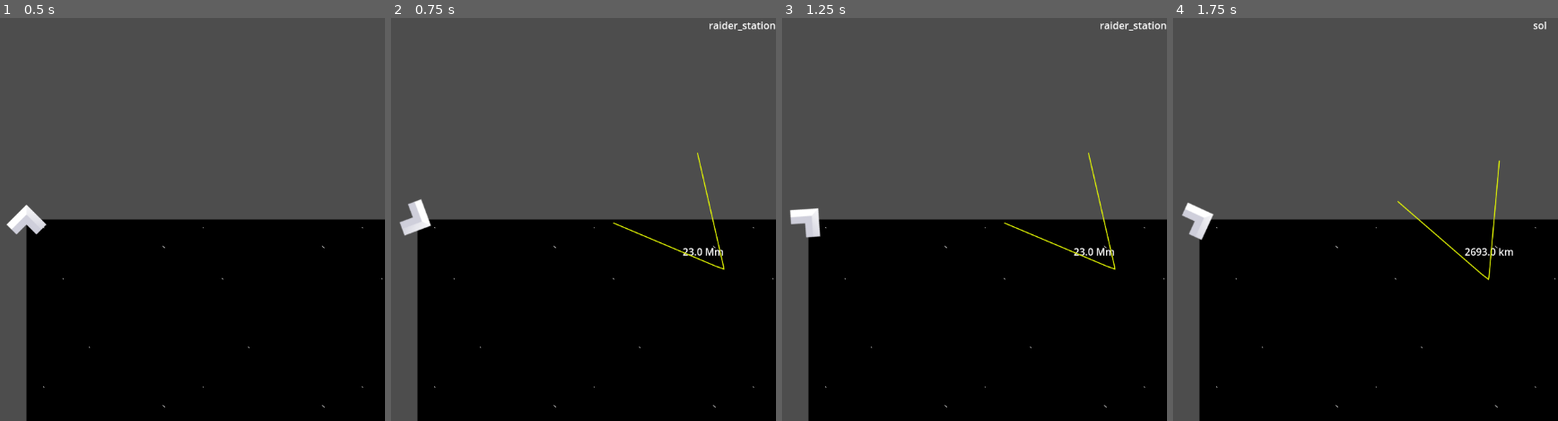
Above: before the commit, frames 1-4 (left to right).
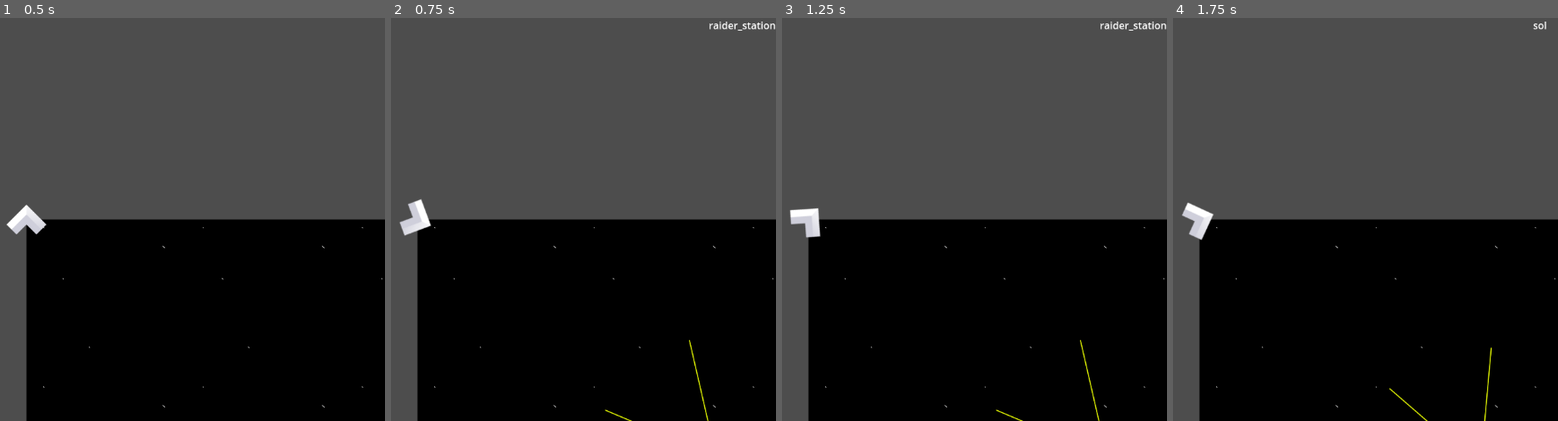
Above: after the commit, the same moments.

Repository: magladde/barrowlands
Game: Godot game, scene res://scenes/Main/main.tscn
The game is run twice, just before and just after one commit, with the same random seed, the same clock (stepped at 60 frames per second) and the same inputs.
Inputs:
- Up to frame 1 (0.5 s): no input
- Up to frame 2 (0.75 s): tap Enter at 0.5 s; hold Right (ui_right) from 0.53 s (still down); hold Tab (cycle_poi) from 0.53 s (still down)
- Up to frame 3 (1.25 s): keep holding Right (ui_right); keep holding Tab (cycle_poi)
- Up to frame 4 (1.75 s): release Right (ui_right) at 1.28 s; release Tab (cycle_poi) at 1.28 s; hold H (reverse_thrust) from 1.28 s (still down); tap Tab (cycle_poi) at 1.35 s

Frame 1 is identical in both runs. In frame 2, 0.5% of the frame differs, in the area x 55-87%, y 33-100%; in frame 3, 0.5%; in frame 4, 0.6%, in the area x 56-89%, y 35-100%.

Commit message:
Enables manual UI positioning of the POI arrow
Changes the POI arrow container to a Control node.
This allows for better manual positioning of the UI element
within the Godot editor.

Diff:
--- a/08_navigation_display_mini_demo/project.godot
+++ b/08_navigation_display_mini_demo/project.godot
@@ -14,6 +14,10 @@
 run/main_scene="uid://dk8qkpioqakhi"
 config/features=PackedStringArray("4.4", "Mobile")
 config/icon="res://icon.svg"
+
+[display]
+
+window/size/mode=2
 
 [input]
 
--- a/08_navigation_display_mini_demo/scenes/Main/hud.gd
+++ b/08_navigation_display_mini_demo/scenes/Main/hud.gd
@@ -1,6 +1,6 @@
 extends CanvasLayer
 
-@onready var container: Node2D = $POIArrowContainer
+@onready var container: Control = $POIArrowContainer
 @onready var arrow: Sprite2D = $POIArrowContainer/POIArrow
 @onready var distance_label: Label = $POIArrowContainer/DisanceLabel
 
@@ -14,7 +14,6 @@
 	arrow.centered = true
 	arrow.rotation = 0.0
 	container.visible = false  # hide until we have valid targets
-	distance_label.position = Vector2(0, 40)
 
 
 func set_player(p: Node2D) -> void:
@@ -41,10 +40,6 @@
 
 	container.visible = true
 
-	# 1) Keep the container fixed at the right-center of the screen
-	var rect := get_viewport().get_visible_rect()
-	container.position = Vector2(rect.size.x - 150.0, rect.size.y * 0.5)  # 50 px inset from right edge
-
 	# 2) Rotate the arrow to face from player toward POI
 	var dir := (current_poi.global_position - player.global_position)
 	arrow.rotation = dir.angle() + deg_to_rad(90)
--- a/08_navigation_display_mini_demo/scenes/Main/main.tscn
+++ b/08_navigation_display_mini_demo/scenes/Main/main.tscn
@@ -1,8 +1,9 @@
-[gd_scene load_steps=4 format=3 uid="uid://dk8qkpioqakhi"]
+[gd_scene load_steps=5 format=3 uid="uid://dk8qkpioqakhi"]
 
 [ext_resource type="Script" uid="uid://cuqc0s28ke2cx" path="res://scenes/Main/main.gd" id="1_gol0p"]
 [ext_resource type="PackedScene" uid="uid://d1r1rlmula8y8" path="res://scenes/Ship/Ship.tscn" id="2_br8qb"]
 [ext_resource type="Script" uid="uid://dardd8uamg0r7" path="res://scenes/Main/hud.gd" id="3_8gcrf"]
+[ext_resource type="Texture2D" uid="uid://njxoa5mjstce" path="res://assets/yellow_arrow.png" id="4_8gcrf"]
 
 [node name="Node2D" type="Node2D"]
 script = ExtResource("1_gol0p")
@@ -25,14 +26,28 @@
 offset_bottom = 23.0
 grow_horizontal = 0
 
-[node name="POIArrowContainer" type="Node2D" parent="HUD"]
+[node name="POIArrowContainer" type="Control" parent="HUD"]
+layout_mode = 3
+anchors_preset = 6
+anchor_left = 1.0
+anchor_top = 0.5
+anchor_right = 1.0
+anchor_bottom = 0.5
+offset_left = -41.0
+offset_top = 91.0
+offset_right = -1.0
+offset_bottom = 131.0
+grow_horizontal = 0
+grow_vertical = 2
 
 [node name="DisanceLabel" type="Label" parent="HUD/POIArrowContainer"]
-offset_left = 423.0
-offset_top = 191.0
-offset_right = 489.0
-offset_bottom = 214.0
+offset_left = -154.0
+offset_top = 307.0
+offset_right = -88.0
+offset_bottom = 330.0
 text = "distance"
 
 [node name="POIArrow" type="Sprite2D" parent="HUD/POIArrowContainer"]
+position = Vector2(-122, 210)
 scale = Vector2(0.3, 0.3)
+texture = ExtResource("4_8gcrf")
